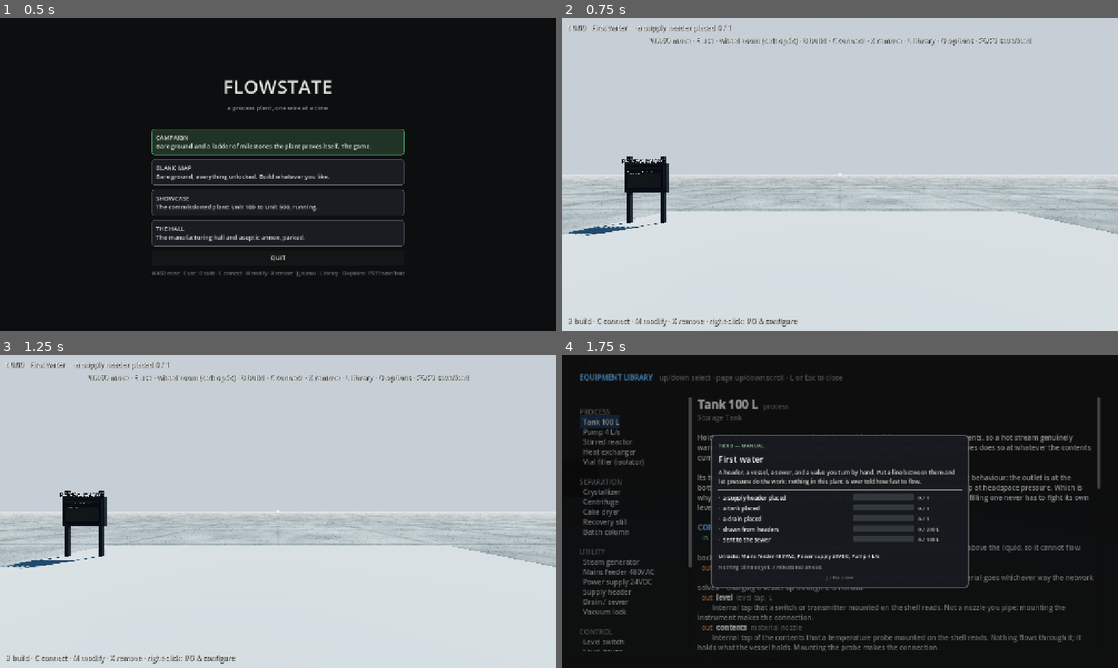
Above: before the commit, frames 1-4 (two rows, left to right).
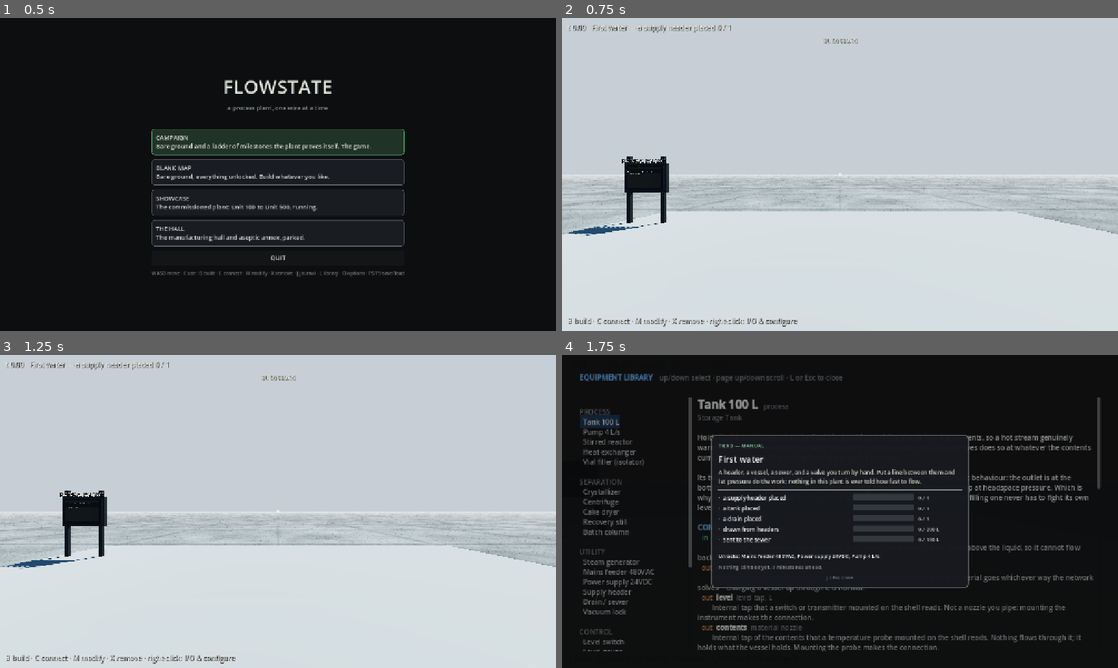
Above: after the commit, the same moments.

Repository: whharris917/flowstate
Game: Godot game, scene res://world/menu.tscn
Same seed, same stepped clock (60 frames per second), same inputs: the game is played once before the commit and once after it. Sound files missing from this copy of the repository are replaced by a short silence.
Inputs (mouse positions are in pixels of both pictures, inside the frame that each line leads up to):
- Up to frame 1 (0.5 s): no input
- Up to frame 2 (0.75 s): click "CAMPAIGN Bare ground and a la…" at 0.5 s
- Up to frame 3 (1.25 s): no input
- Up to frame 4 (1.75 s): tap Enter at 1.25 s; move the mouse to (867, 511) at 1.27 s; hold W (move_forward) from 1.28 s (still down); hold J (journal) from 1.28 s (still down); click (867, 511) at 1.42 s; tap L (library) at 1.55 s

Frame 1 is identical in both runs. In frame 2, 0.6% of the frame differs, in the area x 15-85%, y 6-9%; in frame 3, 0.6%; in frame 4, less than 0.1%.

Commit message:
Campaign: continues from its save on entry, autosaves every two minutes and on quit

Diff:
--- a/game/world/campaign.gd
+++ b/game/world/campaign.gd
@@ -15,4 +15,10 @@
 
 
 func _after_plant() -> void:
-	hud.toast("Campaign. J journal — the plant proves each milestone itself · B build · C connect · L library · O options · F5/F9 save/load")
+	# A game continues where it left off: the campaign loads its own
+	# save on entry and writes it every two minutes and on quit.
+	if FileAccess.file_exists(plant_save_path) and plant.load_game():
+		hud.toast("Campaign continued from your last save. J journal · F5 save now")
+	else:
+		hud.toast("Campaign. J journal — the plant proves each milestone itself · B build · C connect · L library · O options")
+	autosave_s = 120.0
--- a/game/world/world_base.gd
+++ b/game/world/world_base.gd
@@ -21,6 +21,8 @@
 var campaign: Milestones = null
 var journal: MilestonePanel = null
 var _journal_refresh := 0.0
+var autosave_s := 0.0             # > 0: save this often, and on quit
+var _autosave_left := 0.0
 var reverb_room_size := 0.85
 var reverb_wet := 0.25
 
@@ -134,7 +136,18 @@
 	pass
 
 
+func _notification(what: int) -> void:
+	if what == NOTIFICATION_WM_CLOSE_REQUEST and autosave_s > 0.0 and plant != null:
+		plant.save_game()
+
+
 func _process(delta: float) -> void:
+	if autosave_s > 0.0 and DisplayServer.get_name() != "headless":
+		_autosave_left -= delta
+		if _autosave_left <= 0.0:
+			_autosave_left = autosave_s
+			if plant.save_game():
+				hud.toast("autosaved")
 	if campaign != null:
 		var finished := campaign.tick(plant)
 		if not finished.is_empty():
